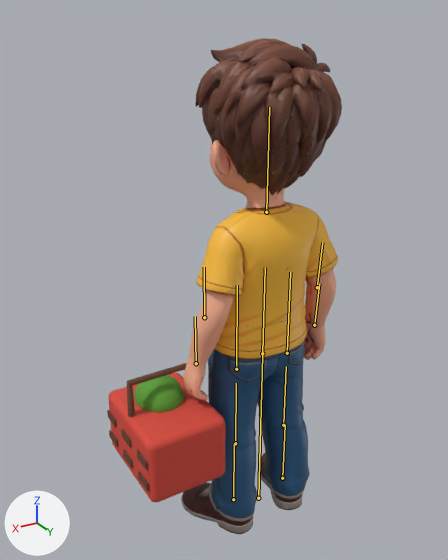
The FBX model unity/CheckoutSimulator/Assets/Art/Characters/Meshy/Customer_01.fbx as it was, and as the next commit left it.
Both versions are drawn from a 50 mm lens placed at (1.53, 2.18, 2.44), pointed at (0.16, -0.1, 1.3). The lights are fixed; the arrows at lower left show +X, +Y and +Z. The picture after the commit comes second. Both versions are drawn at frame 1 of the action 'Customer_01_Rig|Customer_01_Rig|WalkingWithBasket'; the numbers are the values there. The bones that change, and the others that lie on the model, are drawn over the model as lines.

The first picture shows 'Customer_01_Body', 'Customer_01_Prop'.
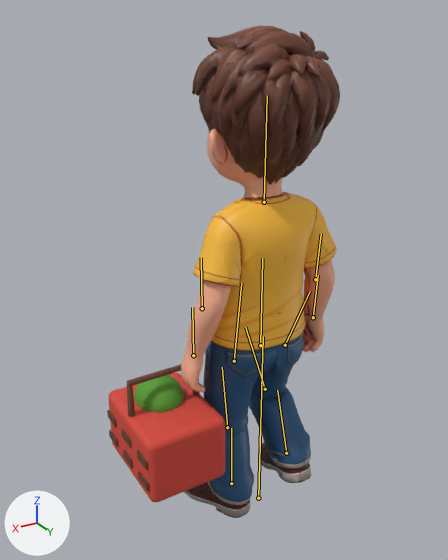
Edits to the bpy script that builds the scene:
```text
Change bone_torso:
    where bone_torso = bpy.data.objects['Customer_01_Rig'].pose.bones['Torso']
    bone_torso.location: (0.0, -0.054, 0.0) -> (0.014, -0.006, 0.0)
Change bone_thigh_l:
    where bone_thigh_l = bpy.data.objects['Customer_01_Rig'].pose.bones['Thigh_L']  # child of 'Torso'
    bone_thigh_l.rotation_quaternion: (1.0, 0.0, 0.0, 0.0) -> (0.968, -0.244, 0.024, -0.045)  # degrees (0, 0, 0) -> degrees (-28, 1, -6)
Change bone_shin_l:
    where bone_shin_l = bpy.data.objects['Customer_01_Rig'].pose.bones['Shin_L']  # child of 'Thigh_L'
    bone_shin_l.rotation_quaternion: (1.0, 0.0, 0.0, 0.0) -> (0.824, 0.56, -0.008, 0.083)  # degrees (0, 0, 0) -> degrees (68, -6, 7)
Change bone_foot_l:
    where bone_foot_l = bpy.data.objects['Customer_01_Rig'].pose.bones['Foot_L']  # child of 'Shin_L'
    bone_foot_l.rotation_quaternion: (1.0, 0.0, 0.0, 0.0) -> (0.976, -0.199, 0.07, -0.047)  # degrees (0, 0, 0) -> degrees (-23, 7, -7)
Change bone_thigh_r:
    where bone_thigh_r = bpy.data.objects['Customer_01_Rig'].pose.bones['Thigh_R']  # child of 'Torso'
    bone_thigh_r.rotation_quaternion: (1.0, 0.0, 0.0, 0.0) -> (0.996, -0.083, 0.01, -0.012)  # degrees (0, 0, 0) -> degrees (-9, 1, -1)
Change bone_shin_r:
    where bone_shin_r = bpy.data.objects['Customer_01_Rig'].pose.bones['Shin_R']  # child of 'Thigh_R'
    bone_shin_r.rotation_quaternion: (1.0, 0.0, 0.0, 0.0) -> (0.994, 0.105, 0.001, -0.021)  # degrees (0, 0, 0) -> degrees (12, 0, -2)
Change bone_foot_r:
    where bone_foot_r = bpy.data.objects['Customer_01_Rig'].pose.bones['Foot_R']  # child of 'Shin_R'
    bone_foot_r.rotation_quaternion: (1.0, 0.0, 0.0, 0.0) -> (0.999, -0.021, -0.035, 0.035)  # degrees (0, 0, 0) -> degrees (-3, -4, 4)
```

Where the change shows, as pixel boxes [x1, y1, x2, y2] in the pictures (448 x 560 px):
'Customer_01_Body', posed: before [181, 38, 342, 534]; after [181, 26, 340, 518]
bone 'Torso', root to tip: before (262, 353) to (265, 267); after (260, 345) to (262, 258)
bone 'Thigh_L', root to tip: before (287, 353) to (290, 272); after (285, 345) to (310, 291)
bone 'Shin_L', root to tip: before (283, 425) to (286, 366); after (265, 389) to (245, 327)
bone 'Foot_L', root to tip: before (282, 478) to (285, 424); after (286, 453) to (277, 390)
bone 'Thigh_R', root to tip: before (236, 369) to (237, 285); after (234, 361) to (241, 283)
bone 'Shin_R', root to tip: before (235, 443) to (236, 383); after (227, 427) to (222, 367)
bone 'Foot_R', root to tip: before (233, 499) to (234, 444); after (231, 483) to (231, 428)
